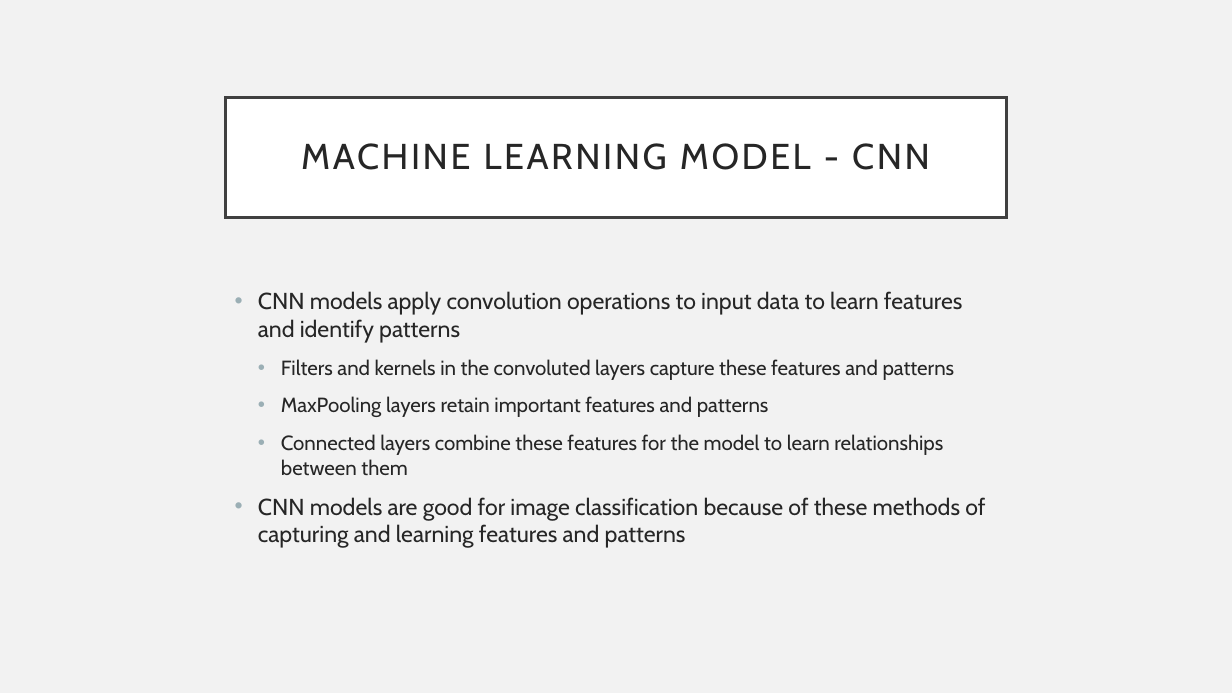
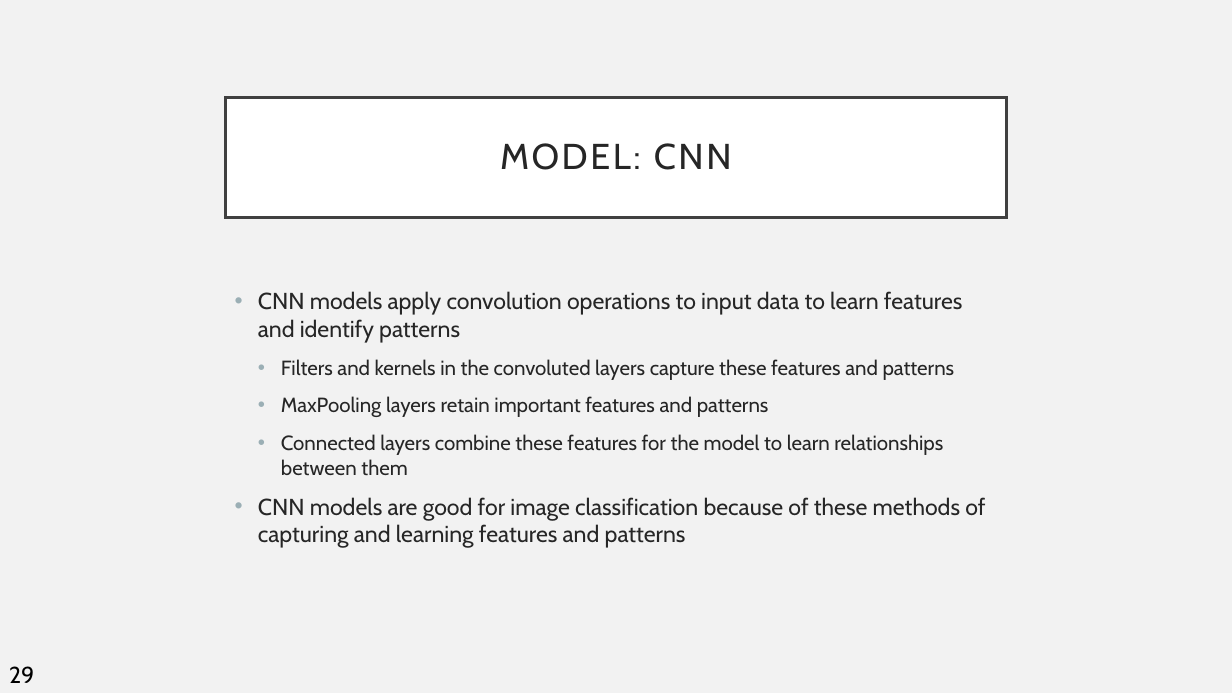
Before and after one commit to EZRA-DVLPR/MachineLearning-Comp542, a slide deck: slide 30 of group_proj/presentations/FinalPresentation.pptx (slide 23 before the commit). Drawn at 1232x693 pixels with LibreOffice and Linux fonts; fonts in the diff are those of the drawing. Boxes give left, top, right and bottom in pixels: in the first picture for what was removed or moved away, otherwise in the second. Text is boxed around its words. In the diff, an @@ line names an element or a change of style, - is before the commit and + after.

```diff
--- a/group_proj/presentations/FinalPresentation.pptx
+++ b/group_proj/presentations/FinalPresentation.pptx
@@ title at [500, 143, 732, 170]: text changed @@
-MACHINE LEARNING MODEL - CNN
+MODEL: CNN
@@ text added at [9, 666, 34, 683], 18 pt, text #000000 @@
+29
```
Also in this commit, not shown: 33 other slides changed, 12 slides added, 5 slides removed, 1 other file.
